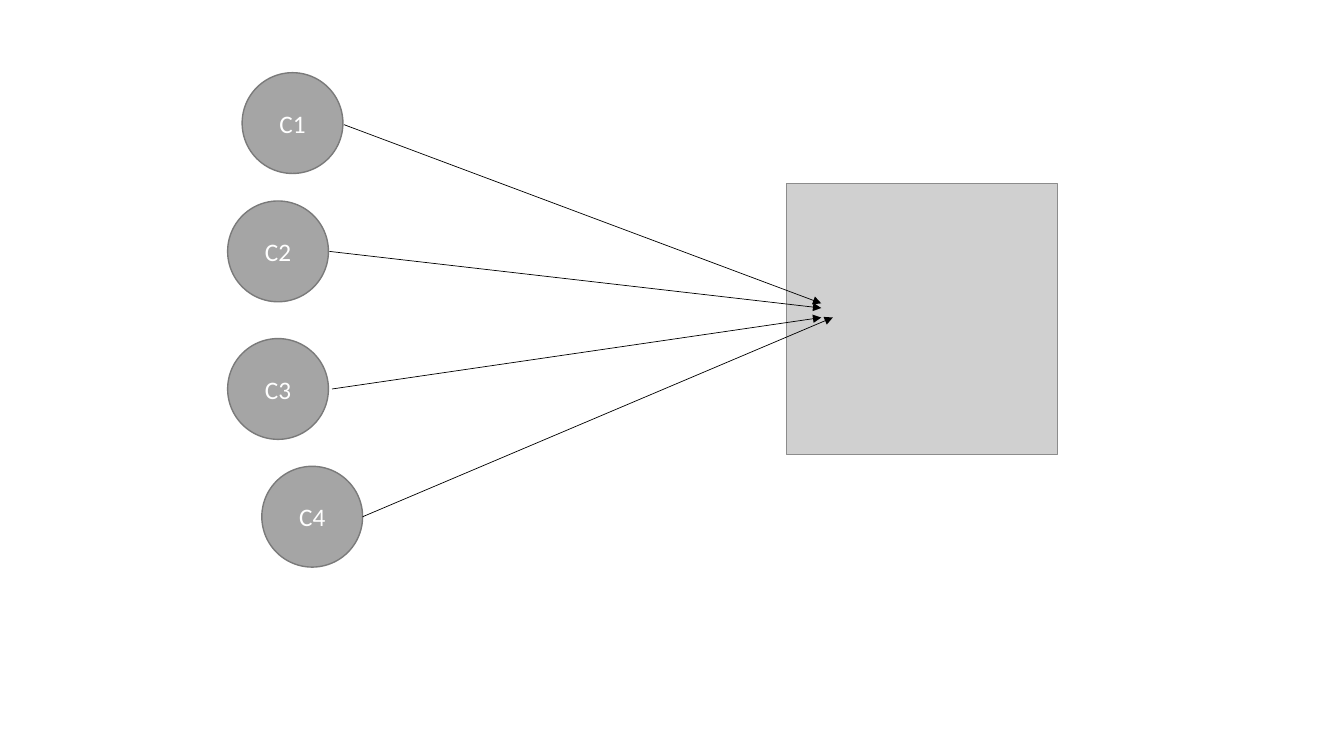
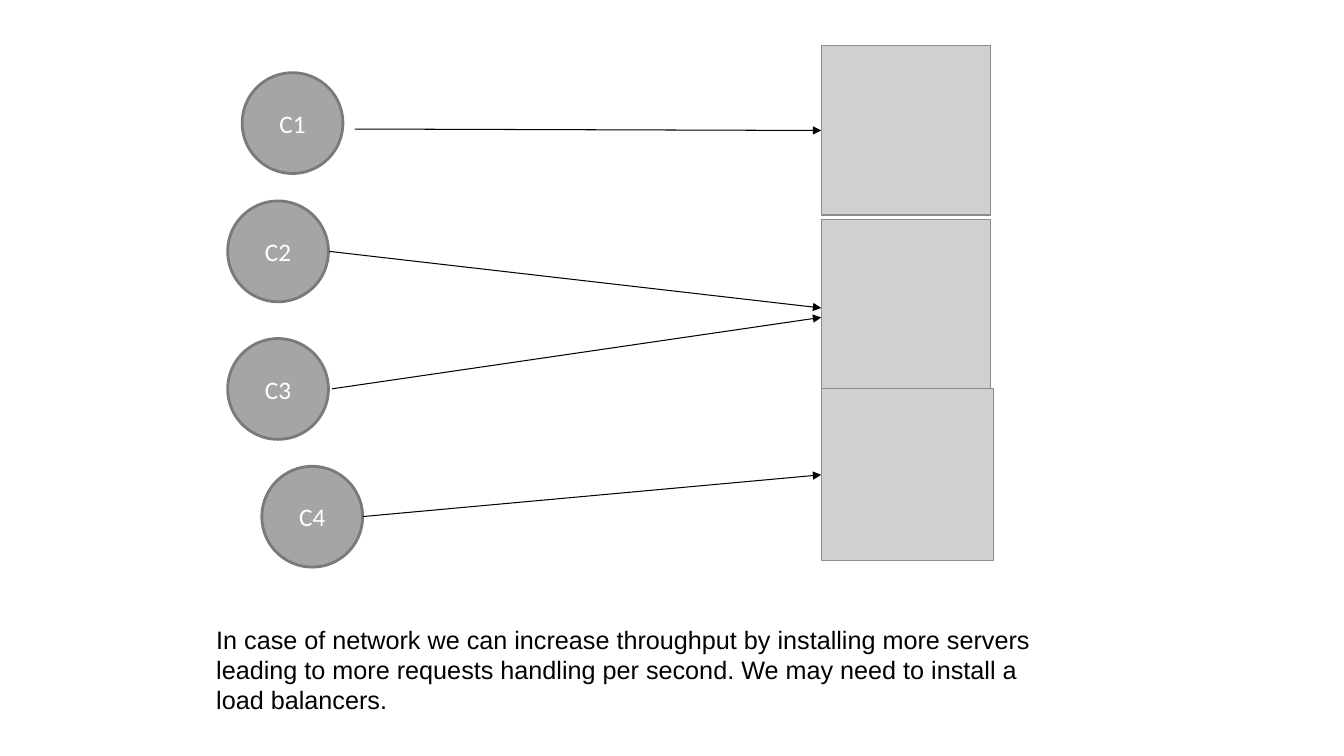
Before and after one commit to aamirfayaz/reactive_architecture, a slide deck: slide 4 of system_design/udemy_1_system_design/latency_throughput/Throughput.pptx (slide 3 before the commit). Drawn at 1344x756 pixels with LibreOffice and Linux fonts; fonts in the diff are those of the drawing; grey boxes stand for pictures. Boxes give left, top, right and bottom in pixels: in the first picture for what was removed or moved away, otherwise in the second. Text is boxed around its words. In the diff, an @@ line names an element or a change of style, - is before the commit and + after.

```diff
--- a/system_design/udemy_1_system_design/latency_throughput/Throughput.pptx
+++ b/system_design/udemy_1_system_design/latency_throughput/Throughput.pptx
@@ picture: place and size @@
-picture at (786, 184, 1058, 455)
+picture at (822, 46, 991, 216)
@@ arrow removed from (344, 125) to (822, 303) @@
@@ freeform shape added at (355, 129, 822, 130), outline #000000 0.75 pt @@
@@ ellipse "C2" at (228, 201, 329, 301): outline #7A7A7A 1 pt to #7A7A7A 2 pt @@
@@ picture added at (822, 220, 991, 389) @@
@@ arrow removed from (330, 251) to (822, 309) @@
@@ freeform shape added at (330, 251, 822, 308), outline #000000 0.75 pt @@
@@ arrow removed from (332, 389) to (822, 318) @@
@@ freeform shape added at (332, 318, 821, 389), outline #000000 0.75 pt @@
@@ arrow removed from (363, 517) to (833, 318) @@
@@ picture added at (822, 389, 993, 561) @@
@@ freeform shape added at (363, 475, 822, 516), outline #000000 0.75 pt @@
@@ text added at (216, 630, 1030, 710), 18 pt, text #000000 @@
+In case of network we can increase throughput by installing more servers leading to more requests handling per second. We may need to install a load balancers.
```
Also in this commit, not shown: 2 other slides changed, 2 other files.
